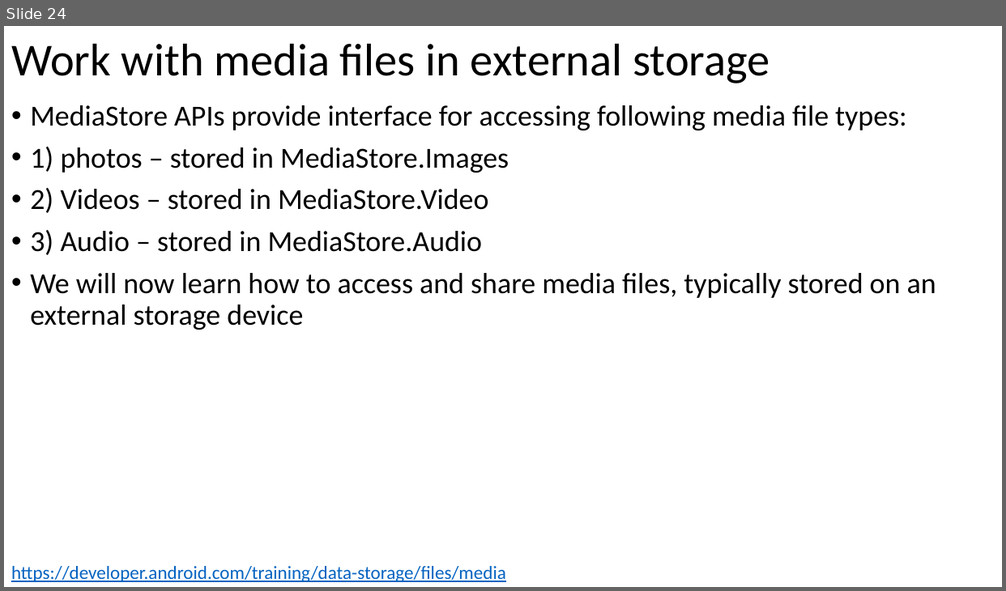
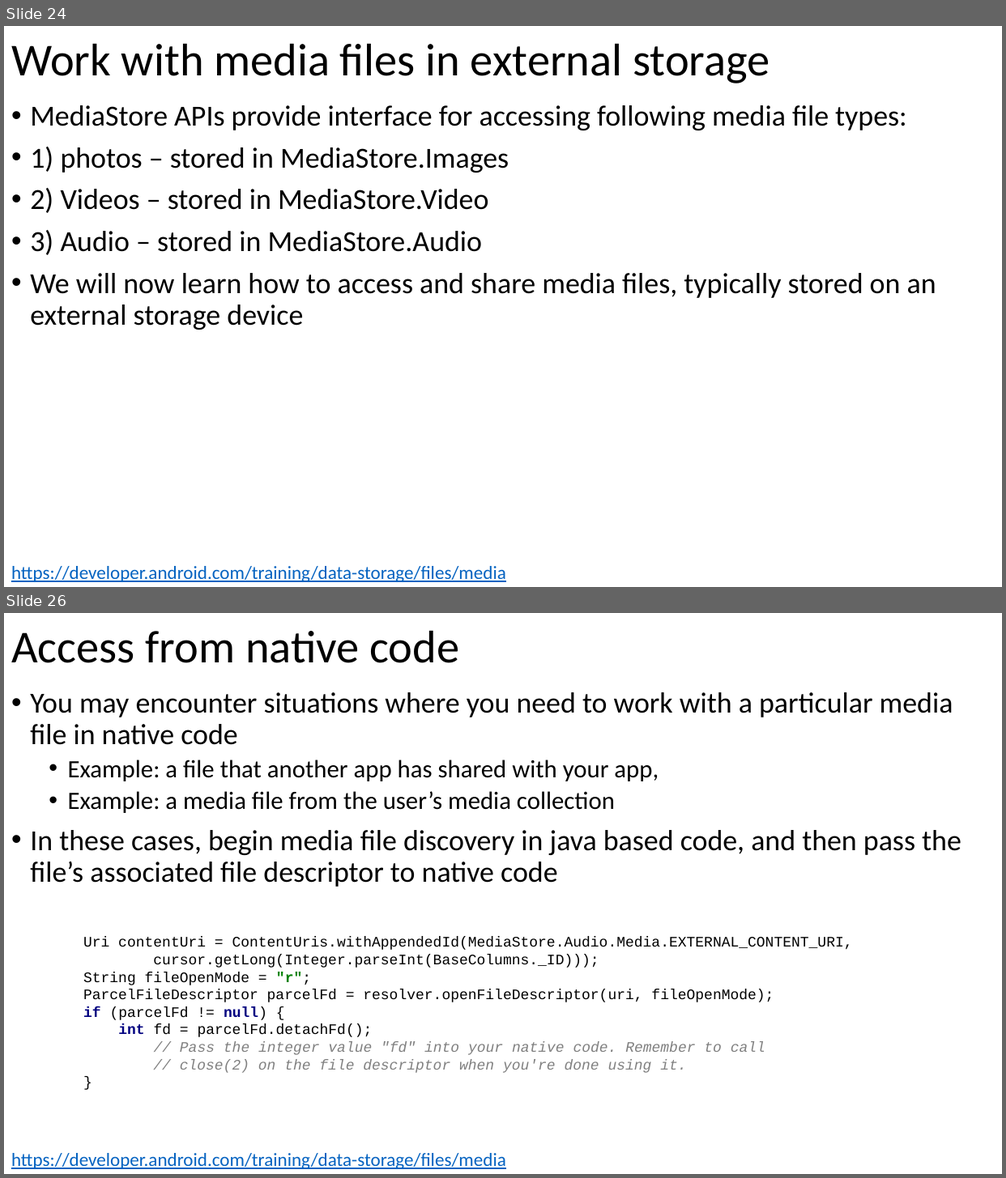
Before and after one commit to russellu/cs230, a slide deck: Lecture_11.pptx. Shown one above the other, each under a label of ours: slide 24 before the commit, slides 24 and 26 after it; the slides between them are not shown. The pictures are 1006x591 and 1006x1178 pixels, drawn with LibreOffice and Linux fonts; fonts in the diff are those of the drawing. Boxes give left, top, right and bottom in pixels: in the first picture for what was removed or moved away, otherwise in the second. Text is boxed around its words. In the diff, an @@ line names an element or a change of style, - is before the commit and + after.

```diff
--- a/Lecture_11.pptx
+++ b/Lecture_11.pptx
@@ slide 26 added at (4,613,1002,1174), background #FFFFFF @@
@@ title added at (11,630,459,663), 44 pt, text #000000 @@
+Access from native code
@@ text added at (30,692,961,887), 28 pt, text #000000 @@
+• You may encounter situations where you need to work with a particular media file in native code
+  • Example: a file that another app has shared with your app,
+  • Example: a media file from the user’s media collection
+• In these cases, begin media file discovery in java based code, and then pass the file’s associated file descriptor to native code
@@ text added at (83,937,853,1073), 14 pt, text #000000 @@
+Uri contentUri = ContentUris.withAppendedId(MediaStore.Audio.Media.EXTERNAL_CONTENT_URI,
+cursor.getLong(Integer.parseInt(BaseColumns._ID)));
+String fileOpenMode = "r";
+ParcelFileDescriptor parcelFd = resolver.openFileDescriptor(uri, fileOpenMode);
+if (parcelFd != null) {
+int fd = parcelFd.detachFd();
+// Pass the integer value "fd" into your native code. Remember to call
+// close(2) on the file descriptor when you're done using it.
+}
@@ text added at (11,1153,506,1169), 18 pt, text #0563C1, underline @@
+https://developer.android.com/training/data-storage/files/media
```
Also in this commit, not shown: 3 slides changed, 6 other slides added.
